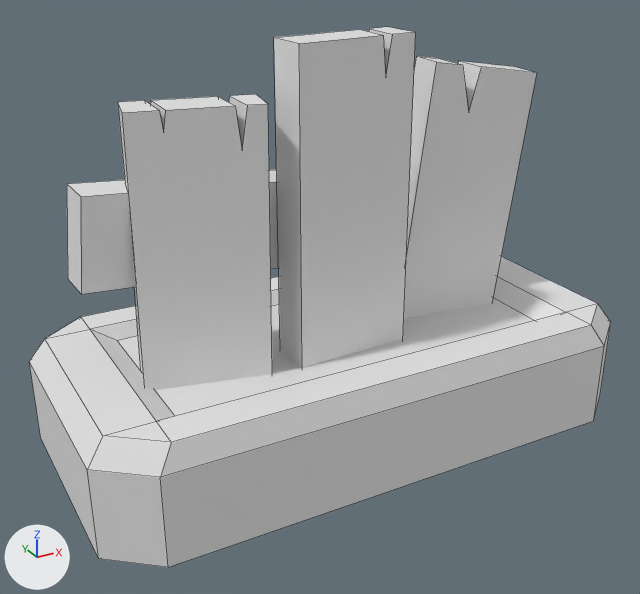
The FBX model Assets/Assets/3D/Puerta.fbx, before and after one commit.
Both versions are drawn from a 50 mm lens placed at (-9.8, 2.86, 2.26), pointed at (-7.74, 6.61, 0.39). The lights are fixed; the arrows at lower left show +X, +Y and +Z. The picture after the commit comes second. Mesh edges are drawn as thin lines. Where no turn or scale is listed for an object, it has been applied to the vertices.

The older version as bpy lines, for what is in view:
```python
me_cube_009 = bpy.data.meshes.new('Cube.009')
me_cube_009.from_pydata(...)  # 36 vertices, 38 faces; spans x -1.5..1.5, y -0.75..0.75, z -0.3..0.3
me_cube_011 = bpy.data.meshes.new('Cube.011')
me_cube_011.from_pydata(...)  # 70 vertices, 39 faces; spans x -1.32..1.22, y -0.13..0.46, z -1.61..0.84
ob_base = bpy.data.objects.new('Base', me_cube_009)
ob_base.location = (-7.651, 6.622, -0.069)
ob_puerta = bpy.data.objects.new('Puerta', me_cube_011)
ob_puerta.location = (-7.674, 6.472, 0.893)
```
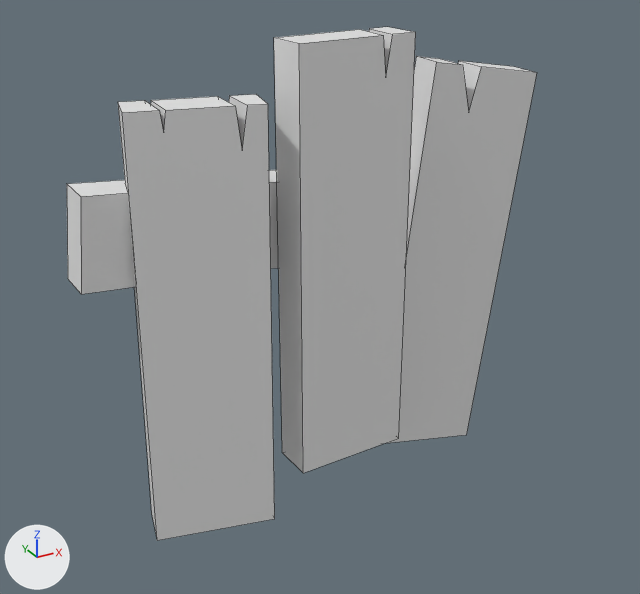
Where the change shows, as pixel boxes (x1, y1, x2, y2) in the pictures (640 x 594 px):
```json
{"object": "Base", "change": "deleted", "before": [29, 257, 611, 567]}
```

Scene script edits in JSON lines:
```json
{"op": "remove", "block": "ob_base", "code": ["ob_base = bpy.data.objects.new('Base', me_cube_009)", "ob_base.location = (-7.651, 6.622, -0.069)"]}
```
